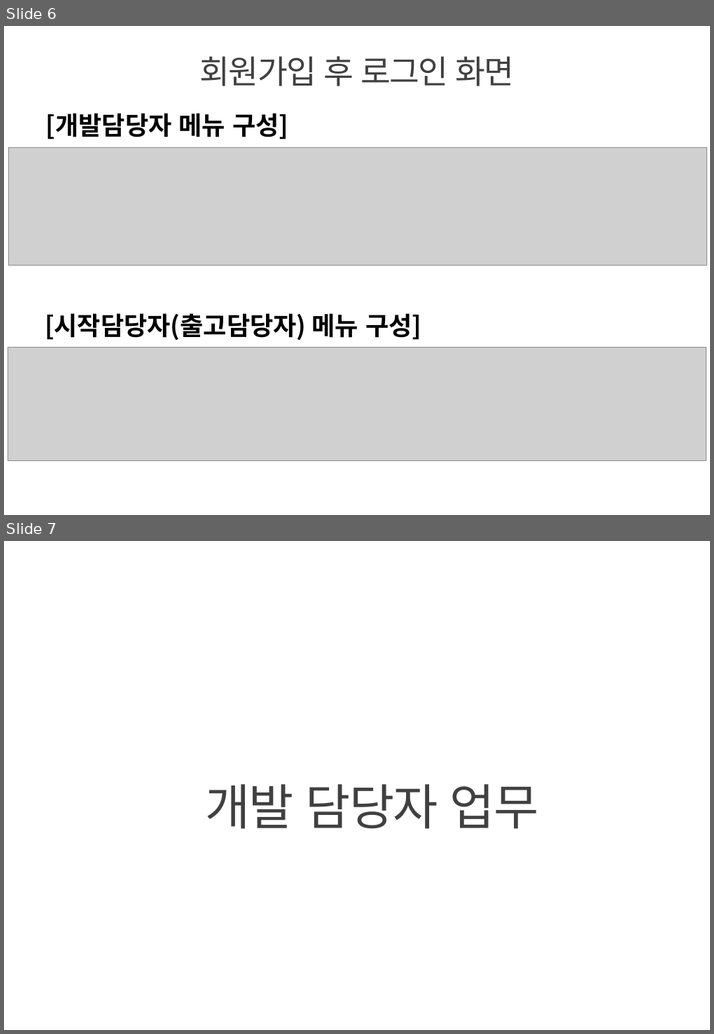
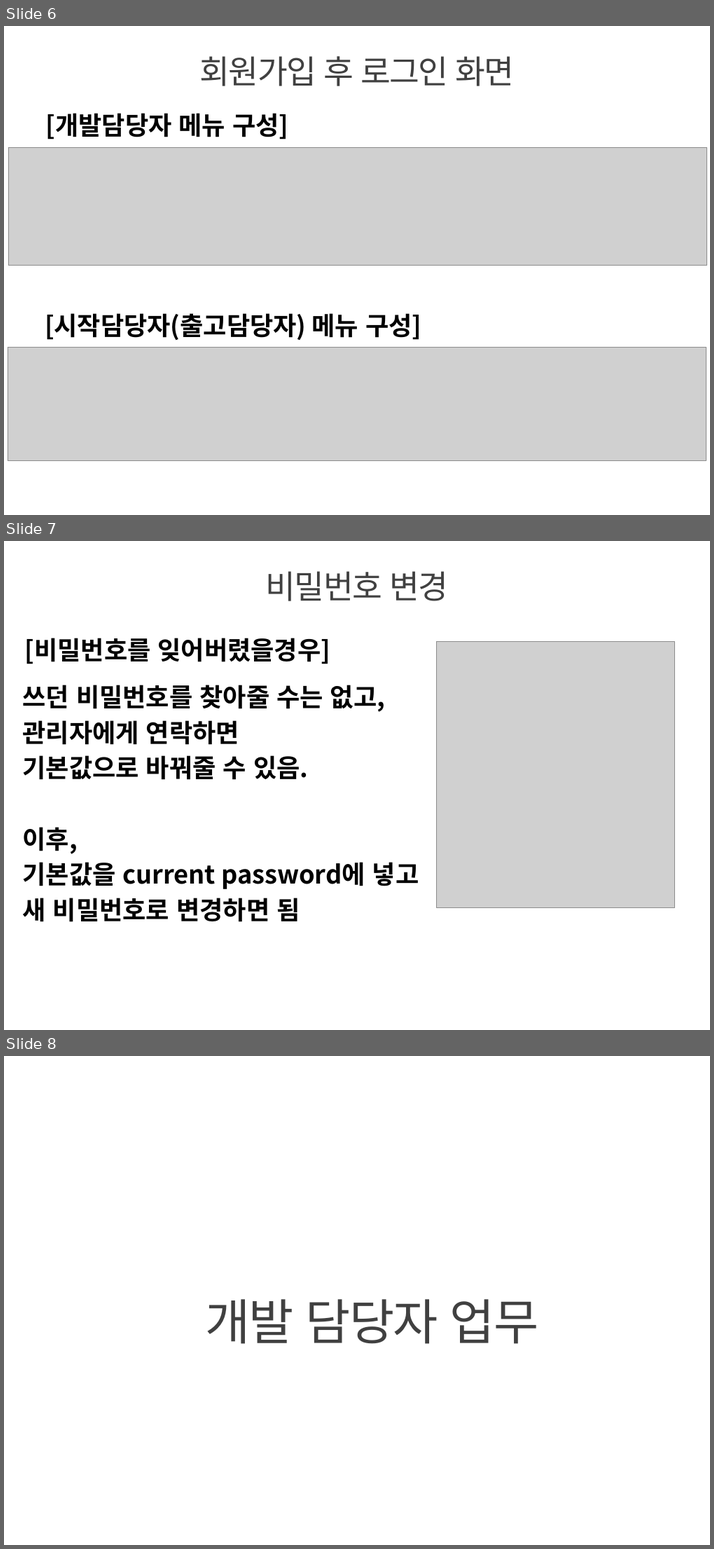
Before and after one commit to jaeyong1/stockmgmt, a slide deck: src/main/webapp/resources/doc/innoparts_user_guide.pptx. Shown one above the other, each under a label of ours: slides 6 and 7 before the commit, slides 6, 7 and 8 after it. The pictures are 714x1034 and 714x1549 pixels, drawn with LibreOffice and Linux fonts; fonts in the diff are those of the drawing; grey boxes stand for pictures; background and template pictures are left out. Boxes give left, top, right and bottom in pixels: in the first picture for what was removed or moved away, otherwise in the second. Text is boxed around its words. In the diff, an @@ line names an element or a change of style, - is before the commit and + after.

```diff
--- a/src/main/webapp/resources/doc/innoparts_user_guide.pptx
+++ b/src/main/webapp/resources/doc/innoparts_user_guide.pptx
@@ slide 7 added at (x1=4, y1=541, x2=710, y2=1030), background picture (left out) @@
@@ title added at (x1=266, y1=571, x2=448, y2=601), 36 pt, text #404040 @@
+비밀번호 변경
@@ text added at (x1=25, y1=638, x2=330, y2=664), 28 pt, text #000000, bold @@
+[비밀번호를 잊어버렸을경우]
@@ picture added at (x1=437, y1=642, x2=675, y2=908) @@
@@ text added at (x1=23, y1=685, x2=419, y2=922), 28 pt, text #000000, bold @@
+쓰던 비밀번호를 찾아줄 수는 없고,
+관리자에게 연락하면
+기본값으로 바꿔줄 수 있음.
+이후,
+기본값을 current password에 넣고
+새 비밀번호로 변경하면 됨
@@ what was slide 7 is now slide 8 @@
```
Also in this commit, not shown: 3 slides changed, 4 other slides added, 2 other files.
